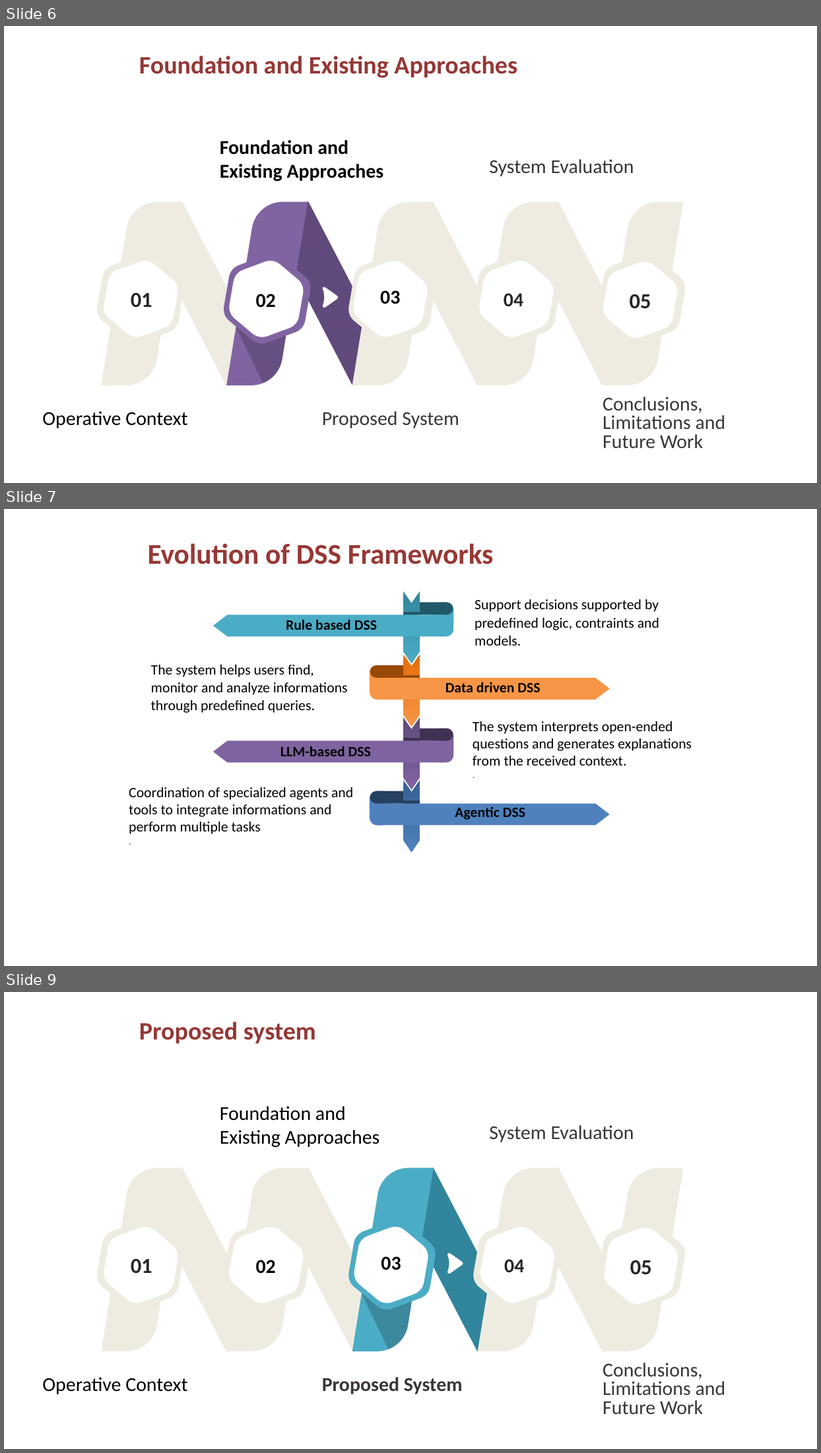
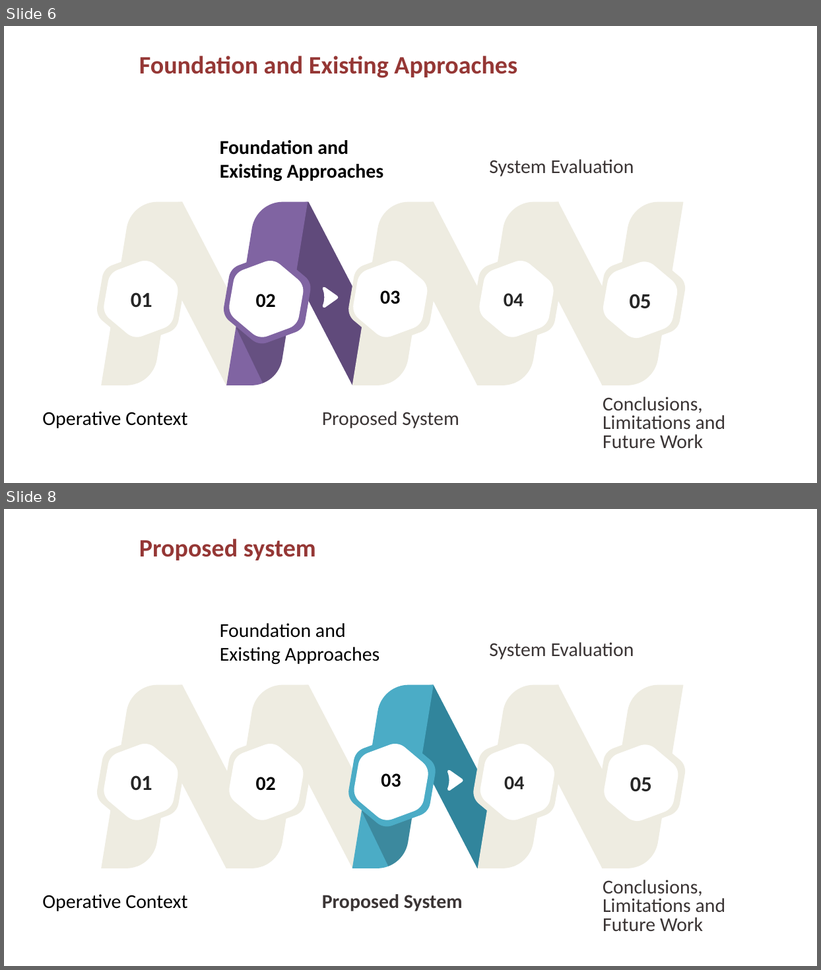
Before and after one commit to AntonLissa/AIRO-thesis, a slide deck: AIRO.pptx. Shown one above the other, each under a label of ours: slides 6, 7 and 9 before the commit, slides 6 and 8 after it; the slides between them are not shown. The pictures are 821x1453 and 821x970 pixels, drawn with LibreOffice and Linux fonts; fonts in the diff are those of the drawing; background and template pictures are left out. Boxes give left, top, right and bottom in pixels: in the first picture for what was removed or moved away, otherwise in the second. Text is boxed around its words. In the diff, an @@ line names an element or a change of style, - is before the commit and + after.

```diff
--- a/AIRO.pptx
+++ b/AIRO.pptx
@@ slide 7 removed at (4, 509, 817, 966), background #FFFFFF @@
@@ text removed at (148, 543, 494, 564) @@
-Evolution of DSS Frameworks
@@ text removed at (475, 599, 659, 646) @@
-Support decisions supported by predefined logic, contraints and models.
@@ group removed at (213, 592, 453, 664): 2 rounded rectangles, 1 notched right arrow, 1 freeform shape, 1 pentagon arrow @@
@@ text removed at (286, 619, 377, 630) @@
-Rule based DSS
@@ text removed at (151, 665, 348, 713) @@
-The system helps users find, monitor and analyze informations through predefined queries.
@@ group removed at (370, 656, 610, 727): 2 rounded rectangles, 1 notched right arrow, 1 freeform shape, 1 pentagon arrow @@
@@ text removed at (446, 682, 540, 692) @@
-Data driven DSS
@@ text removed at (473, 722, 692, 766) @@
-The system interprets open-ended questions and generates explanations from the received context.
-.
@@ group removed at (213, 717, 453, 789): 2 rounded rectangles, 1 notched right arrow, 1 freeform shape, 1 pentagon arrow @@
@@ text removed at (281, 747, 371, 757) @@
-LLM-based DSS
@@ text removed at (129, 788, 353, 834) @@
-Coordination of specialized agents and tools to integrate informations and perform multiple tasks
-.
@@ group removed at (370, 780, 610, 852): 2 rounded rectangles, 1 notched right arrow, 1 freeform shape, 1 pentagon arrow @@
@@ text removed at (455, 807, 525, 820) @@
-Agentic DSS
@@ what was slide 9 is now slide 8 @@
```
Also in this commit, not shown: 10 slides changed, 2 other slides removed, 1 other file.
